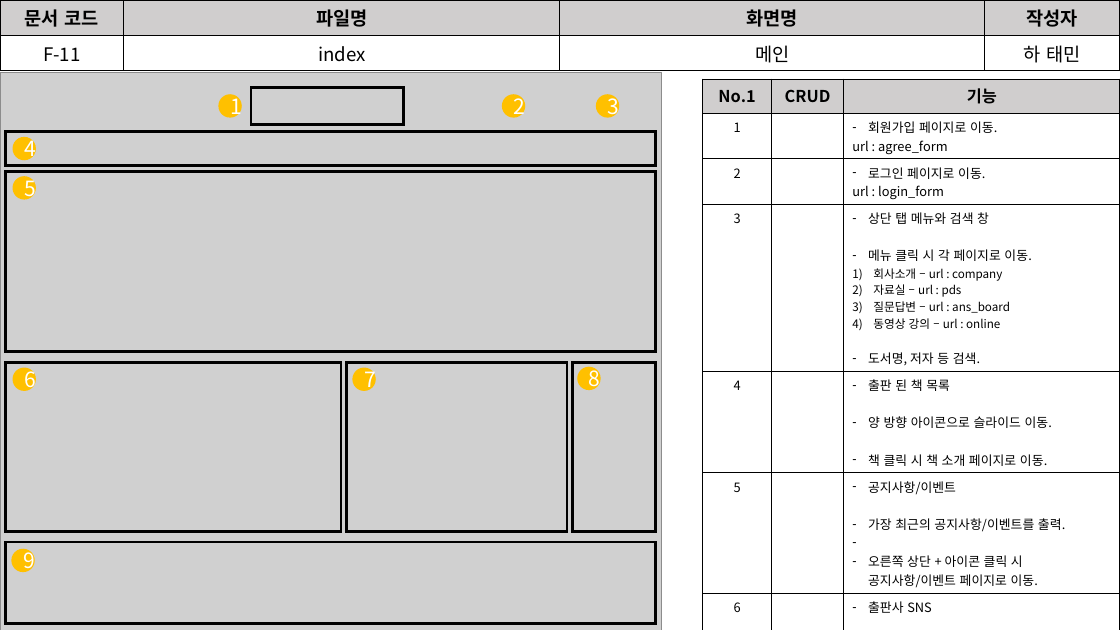
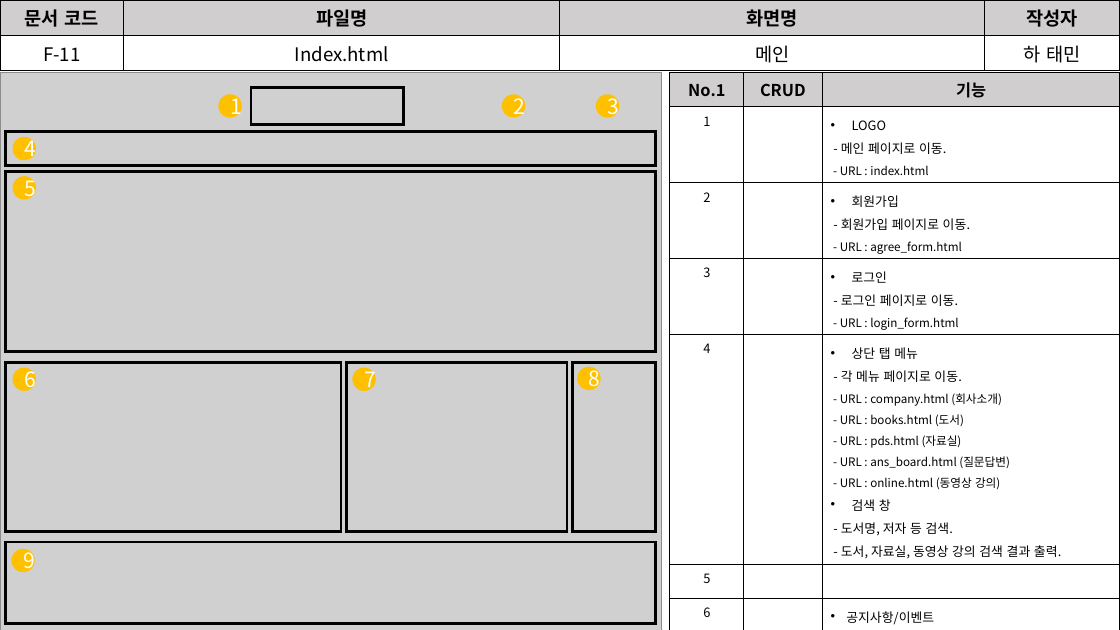
Before and after one commit to David-Ha-1217/Publisher_Portfolio, a slide deck: slide 6 of Documents/화면설계서.pptx. Drawn at 1120x630 pixels with LibreOffice and Linux fonts; fonts in the diff are those of the drawing; grey boxes stand for pictures. Boxes give left, top, right and bottom in pixels: in the first picture for what was removed or moved away, otherwise in the second. Text is boxed around its words. In the diff, an @@ line names an element or a change of style, - is before the commit and + after.

```diff
--- a/Documents/화면설계서.pptx
+++ b/Documents/화면설계서.pptx
@@ table at (0, 0, 1120, 68) @@
-row 2, column 2: index
+row 2, column 2: Index.html
@@ table at (670, 73, 1120, 630) @@
-row 2: 1 |  | 회원가입 페이지로 이동. / url : agree_form
-row 3: 2 |  | 로그인 페이지로 이동. / url : login_form
-row 4: 3 |  | 상단 탭 메뉴와 검색 창 / 메뉴 클릭 시 각 페이지로 이동. / 회사소개 – url : company / 자료실 – url : pds / 질문답변 – url : ans_board / 동영상 강의 – url : online / 도서명, 저자 등 검색.
-row 5: 4 |  | 출판 된 책 목록 / 양 방향 아이콘으로 슬라이드 이동. / 책 클릭 시 책 소개 페이지로 이동.
-row 6: 5 |  | 공지사항/이벤트 / 가장 최근의 공지사항/이벤트를 출력. / 오른쪽 상단 + 아이콘 클릭 시 공지사항/이벤트 페이지로 이동.
-row 7: 6 |  | 출판사 SNS / 클릭 시 해당 출판사 SNS로 이동.
+row 2: 1 |  | LOGO / - 메인 페이지로 이동. / - URL : index.html
+row 3: 2 |  | 회원가입 / - 회원가입 페이지로 이동. / - URL : agree_form.html
+row 4: 3 |  | 로그인 / - 로그인 페이지로 이동. / - URL : login_form.html
+row 5: 4 |  | 상단 탭 메뉴 / - 각 메뉴 페이지로 이동. / - URL : company.html (회사소개) / - URL : books.html (도서) / - URL : pds.html (자료실) / - URL : ans_board.html (질문답변) / - URL : online.html (동영상 강의) / 검색 창 / - 도서명, 저자 등 검색. / - 도서, 자료실, 동영상 강의 검색 결과 출력.
+row 6: 5 |  | 
+row 7: 6 |  | 공지사항/이벤트
+row 8: 7 |  | 
+row 9: 8 |  | SNS
+row 10: 9 |  | 
@@ table: place and size @@
-table at (703, 79, 1120, 617)
+table at (670, 73, 1120, 630)
```
Also in this commit, not shown: 10 other files.
